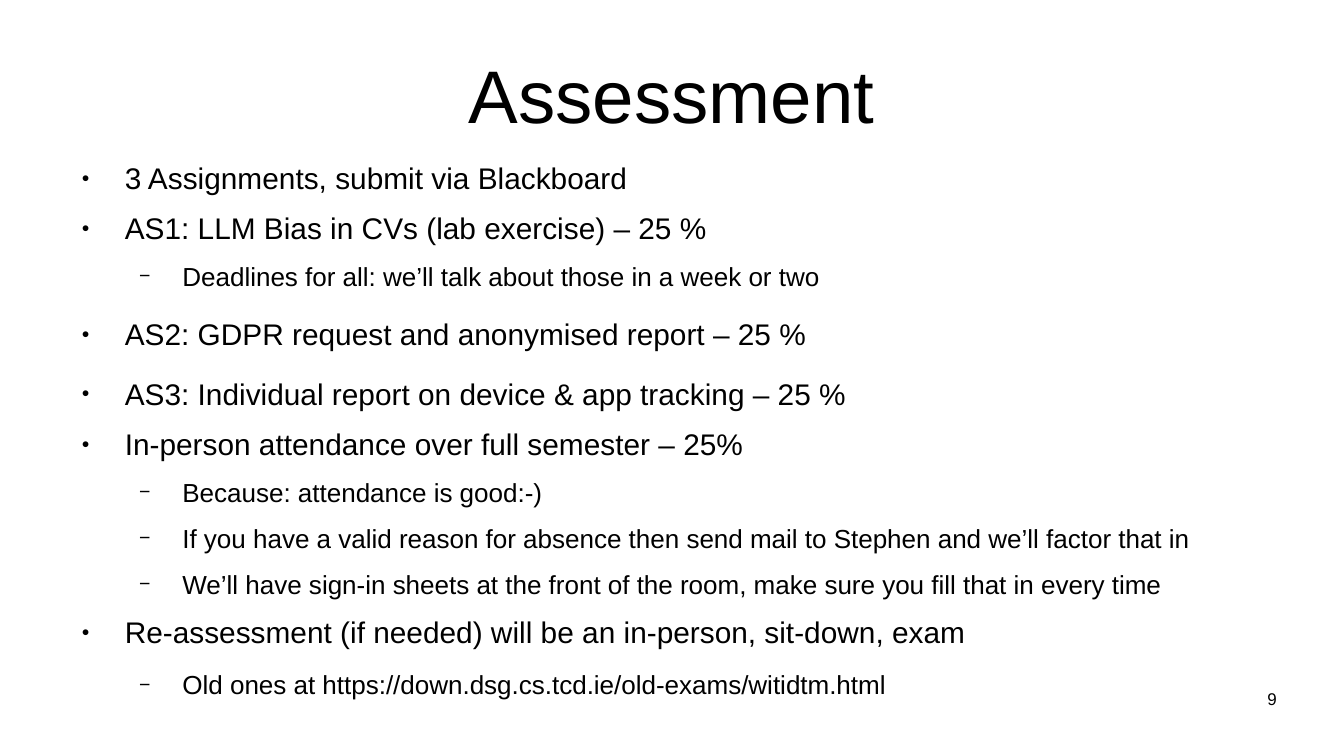
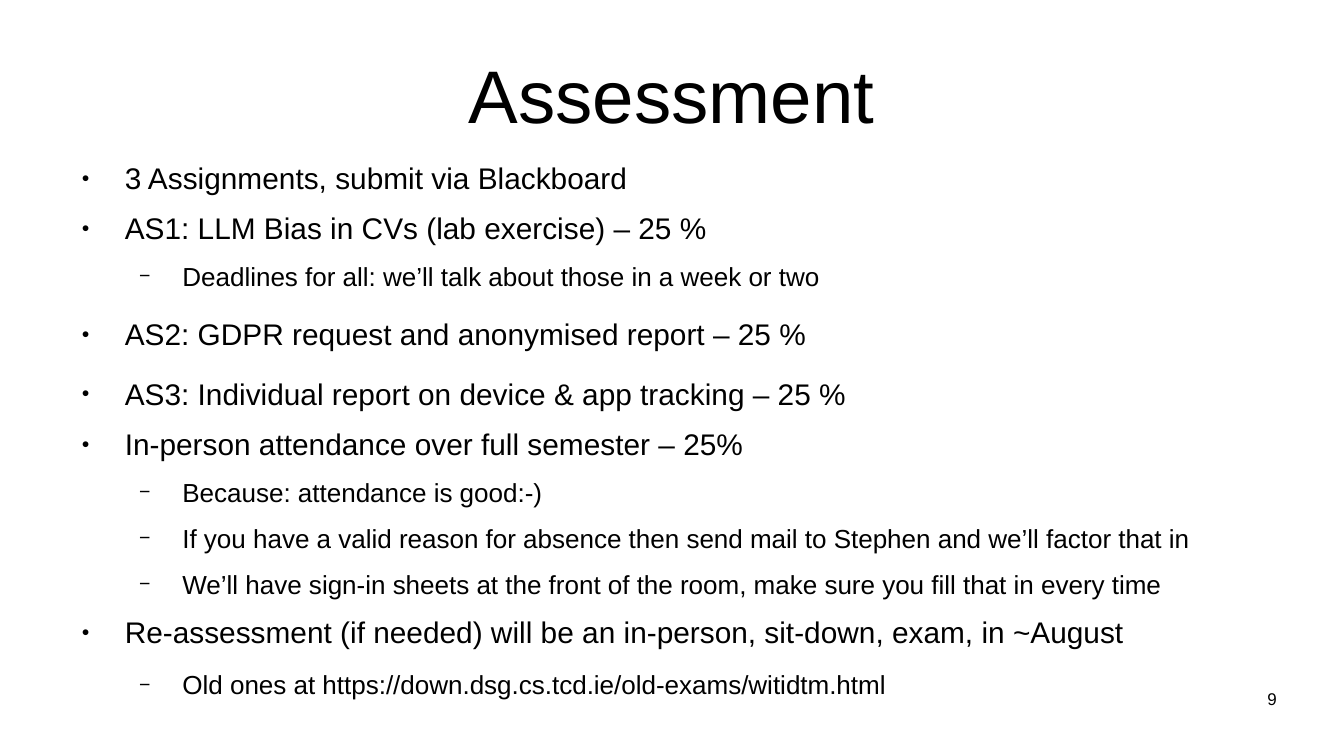
Before and after one commit to sftcd/witidtm, a slide deck: slide 9 of lectures/2026-2027/100-intro.odp. Drawn at 1344x756 pixels with LibreOffice and Linux fonts; fonts in the diff are those of the drawing. Boxes give left, top, right and bottom in pixels: in the first picture for what was removed or moved away, otherwise in the second. Text is boxed around its words. In the diff, an @@ line names an element or a change of style, - is before the commit and + after.

```diff
--- a/lectures/2026-2027/100-intro.odp
+++ b/lectures/2026-2027/100-intro.odp
@@ text at (125, 621, 1123, 649): text changed @@
-● Re-assessment (if needed) will be an in-person, sit-down, exam
+● Re-assessment (if needed) will be an in-person, sit-down, exam, in ~August
```
Also in this commit, not shown: 15 other slides changed, 3 slides removed, 3 other files.
